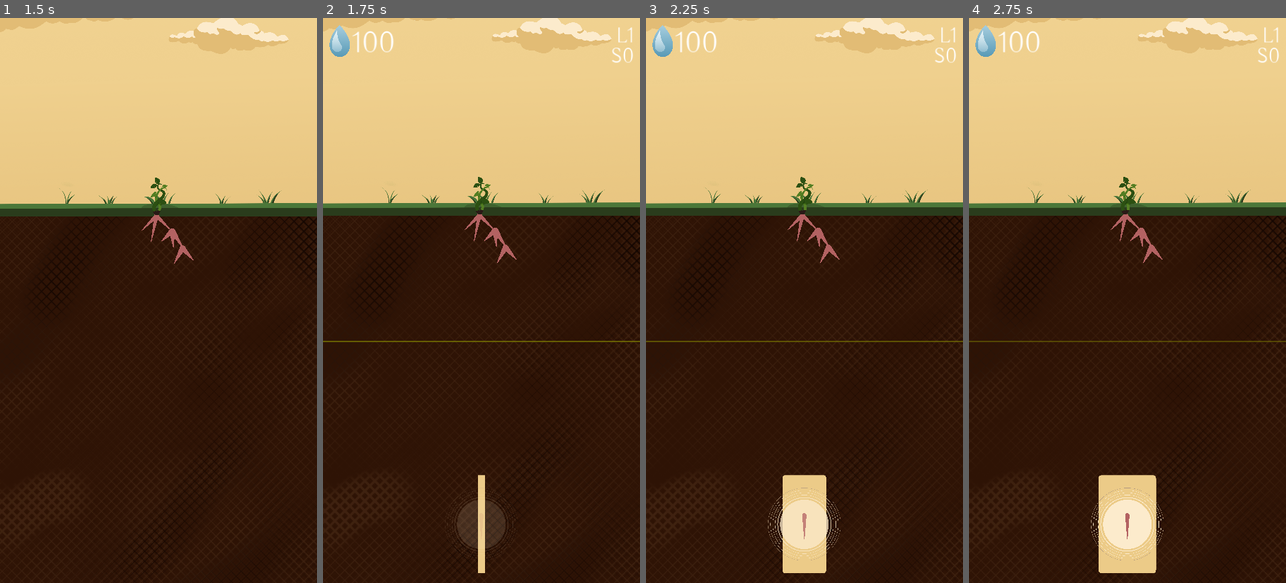
Above: before the commit, frames 1-4 (left to right).
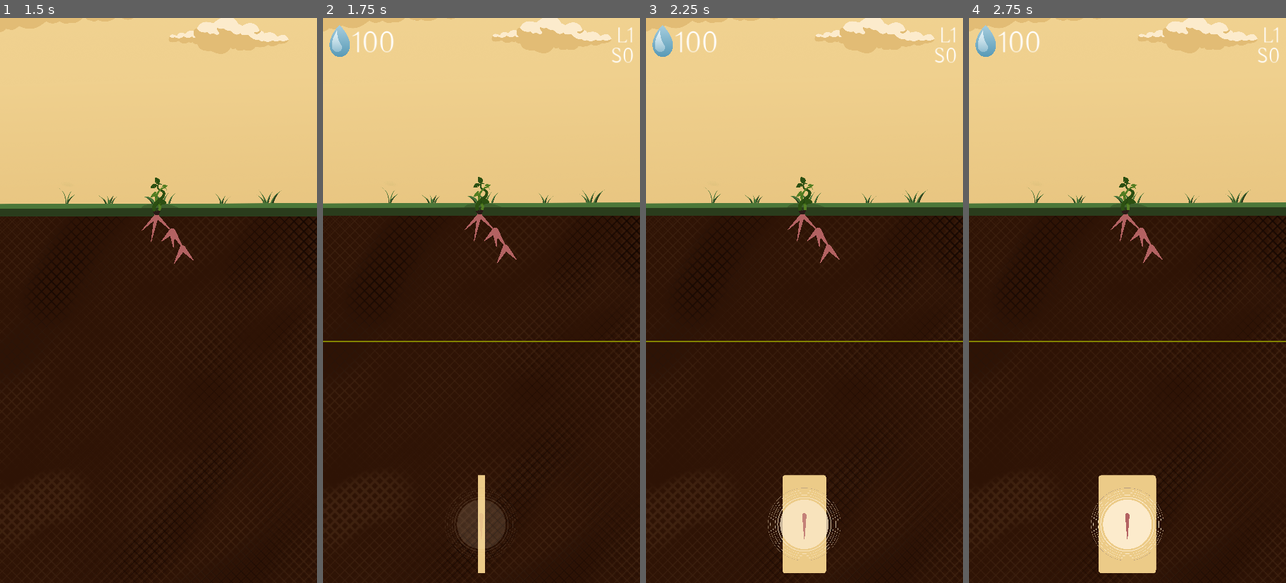
Above: after the commit, the same moments.

Repository: Disablak/ggj23
Game: Godot game, scene res://Main.tscn
The game is run twice, just before and just after one commit, with the same random seed, the same clock (stepped at 60 frames per second) and the same inputs.
Inputs (mouse positions are in pixels of both pictures, inside the frame that each line leads up to):
- Up to frame 1 (1.5 s): click (155, 379) at 0.5 s; drag from (155, 266) to (190, 176) at 1.27 s
- Up to frame 2 (1.75 s): no input
- Up to frame 3 (2.25 s): drag from (801, 221) to (788, 413) at 2.02 s
- Up to frame 4 (2.75 s): no input

Frame 1 is identical in both runs. In frame 2, 0.2% of the frame differs, in the area x 0-100%, y 57-58%; in frame 3, 0.2%; in frame 4, 0.2%.

Commit message:
fix bug with edge line animation

Diff:
--- a/scripts/Level.gd
+++ b/scripts/Level.gd
@@ -15,10 +15,10 @@
 @onready var line_lower_edge: Line2D = $LowerEdge
 @onready var plant_sprite: Sprite2D = $Plant
 
-func _ready():
+func start_pulse_animation():
 	var tween = create_tween().set_loops()
-	tween.tween_property(line_lower_edge, "default_color:a", 0, 5)
-	tween.tween_property(line_lower_edge, "default_color:a", 1, 5)
+	tween.tween_property(line_lower_edge, "default_color:a", 1, 3)
+	tween.tween_property(line_lower_edge, "default_color:a", 0, 3)
 
 func update_plant_sprite(lower_stick_y: int):
 	var finish_y := line_lower_edge.get_point_position(0).y
--- a/scripts/RootsController.gd
+++ b/scripts/RootsController.gd
@@ -84,6 +84,7 @@
 
 func on_moved_down():
 	level.line_lower_edge.visible = true
+	level.start_pulse_animation()
 	await get_tree().process_frame
 	try_to_spawn_new_sticks()
 
